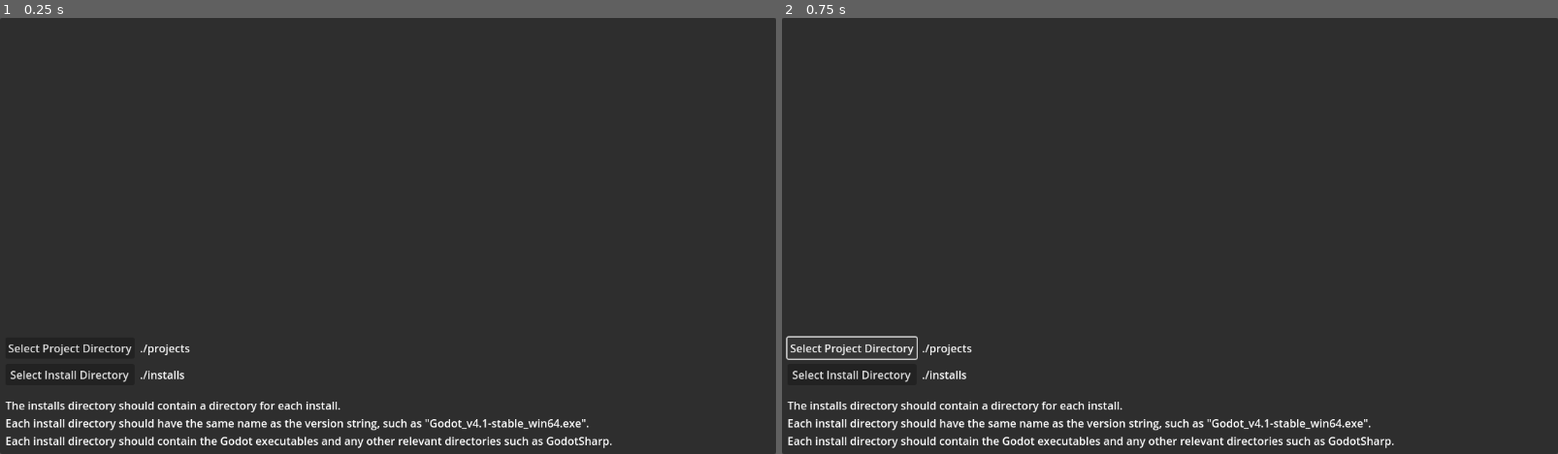
Above: before the commit, frames 1-2 (left to right).
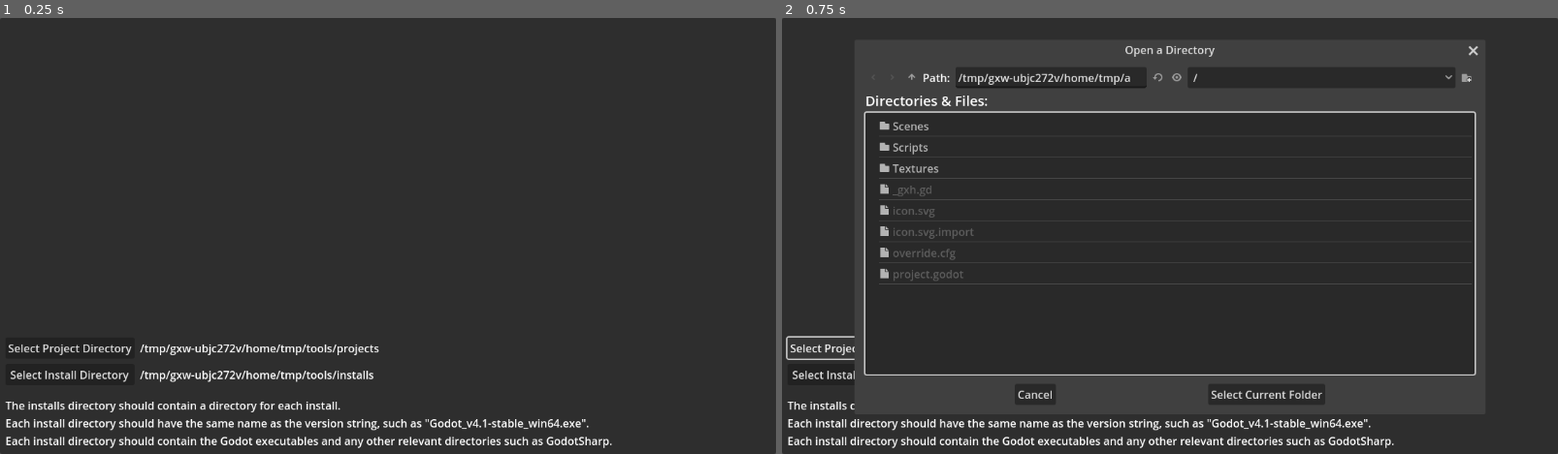
Above: after the commit, the same moments.

Repository: tom-schultz/Godot-Launcher
Game: Godot game, scene res://Scenes/godot_launcher.tscn
The game is run twice, just before and just after one commit, with the same random seed, the same clock (stepped at 60 frames per second) and the same inputs.
Inputs:
- Up to frame 1 (0.25 s): no input
- Up to frame 2 (0.75 s): click "Select Project Directory" at 0.5 s

The runs differ from the first frame. In frame 1, 0.7% of the frame differs, in the area x 18-49%, y 74-84%; in frame 2, 3.2%, in the area x 9-90%, y 6-91%.
Error before the commit: Parse Error: Preload file "res://project.tscn" does not exist. (res://Scripts/godot_launcher.gd:8)

Commit message:
Woops, reorganization bug.

Diff:
--- a/Scripts/godot_launcher.gd
+++ b/Scripts/godot_launcher.gd
@@ -5,7 +5,7 @@
 
 var _install_dir : String = "installs"
 var _project_dir : String = "projects"
-var _project_scene : PackedScene = preload("res://project.tscn")
+var _project_scene : PackedScene = preload("res://Scenes/project.tscn")
 
 # Called when the node enters the scene tree for the first time.
 func _ready():
Not shown, changed: .gitignore
